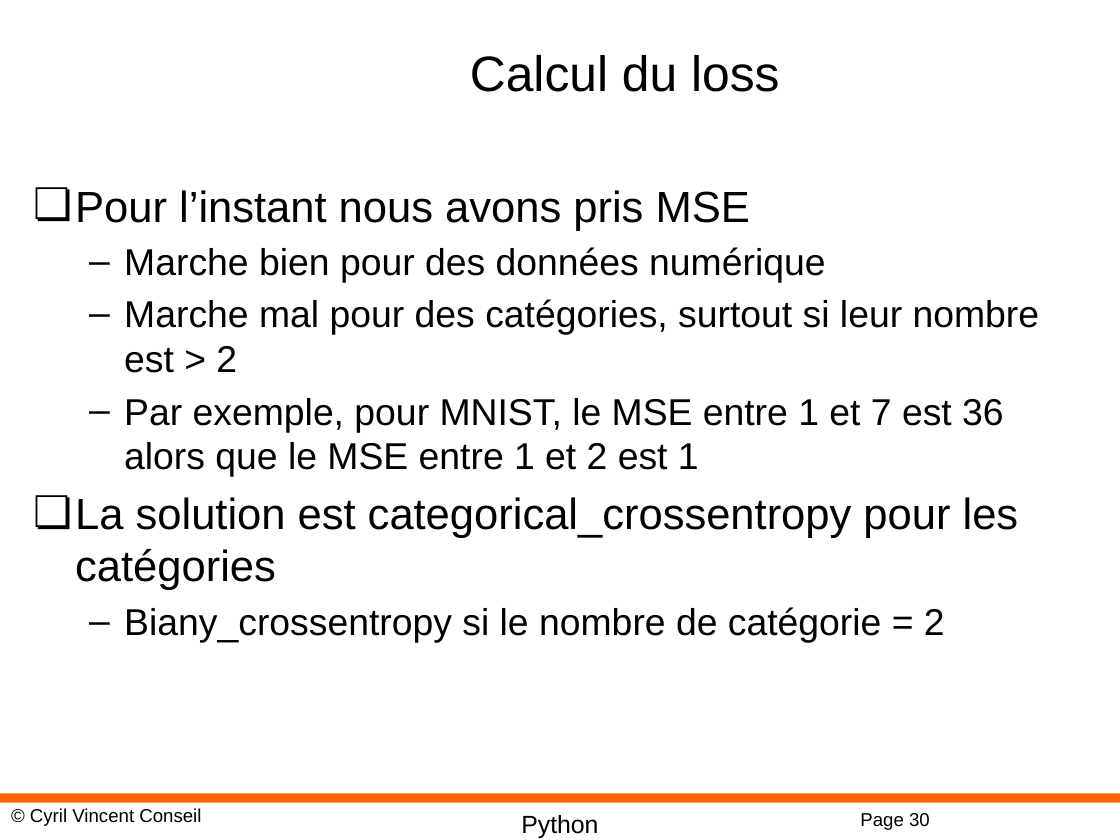
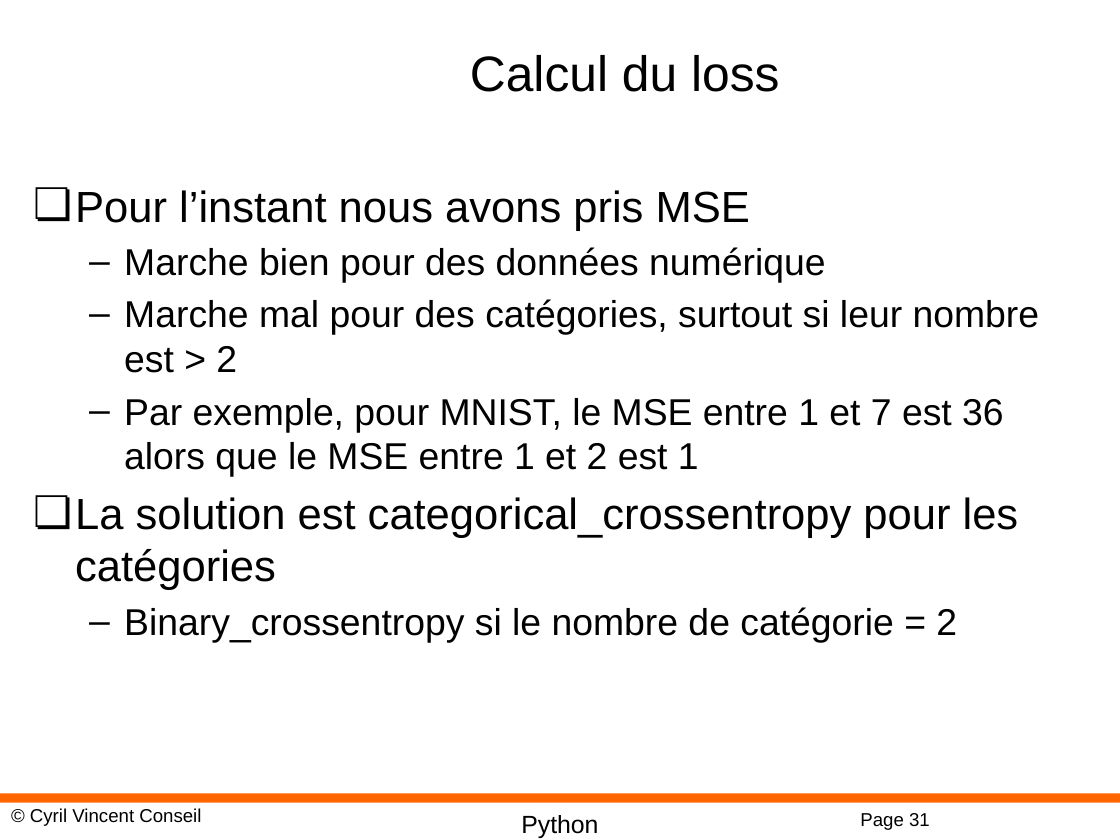
Before and after one commit to cyrilvincent/DL, a slide deck: slide 31 of PPT/DeepLearning09-Keras.pptx (slide 30 before the commit). Drawn at 1120x840 pixels with LibreOffice and Linux fonts; fonts in the diff are those of the drawing; background and template pictures are left out. Boxes give left, top, right and bottom in pixels: in the first picture for what was removed or moved away, otherwise in the second. Text is boxed around its words. In the diff, an @@ line names an element or a change of style, - is before the commit and + after.

```diff
--- a/PPT/DeepLearning09-Keras.pptx
+++ b/PPT/DeepLearning09-Keras.pptx
@@ text at [124,607,957,643]: text changed @@
-  – Biany_crossentropy si le nombre de catégorie = 2
+  – Binary_crossentropy si le nombre de catégorie = 2
@@ page number at [860,813,930,830]: text changed @@
-Page 30
+Page 31
```
Also in this commit, not shown: 1 other slide changed, 1 slide added, 1 slide removed, 5 other files.
